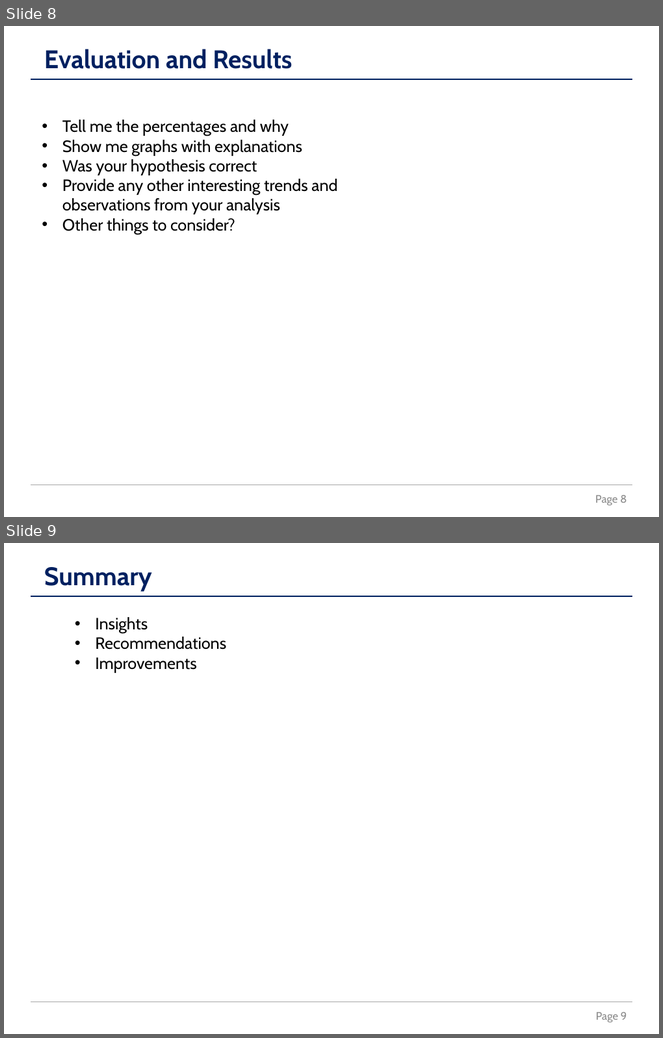
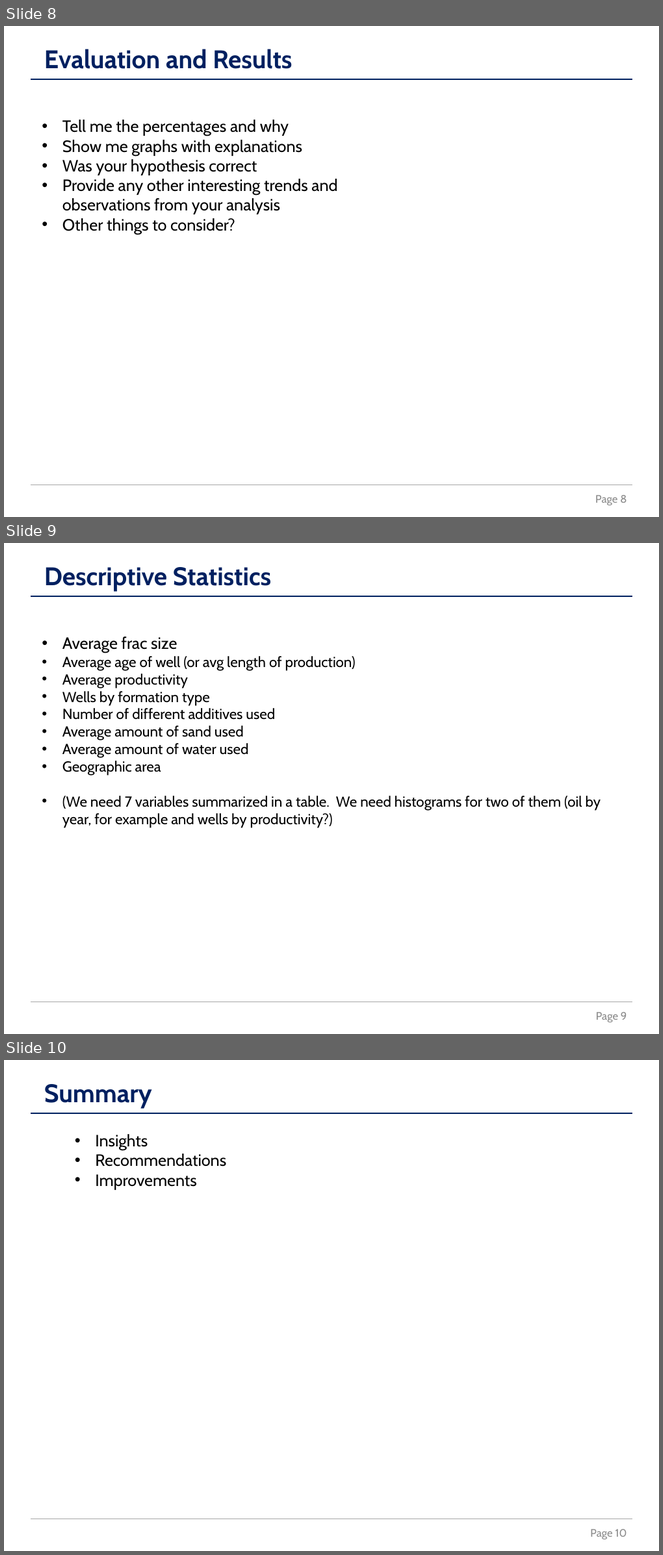
Before and after one commit to PeterFlaming/DDS_Case_Study_2, a slide deck: src/qn_code_and_plots/case_study_2_presentation_template.pptx. Shown one above the other, each under a label of ours: slides 8 and 9 before the commit, slides 8, 9 and 10 after it. The pictures are 663x1038 and 663x1555 pixels, drawn with LibreOffice and Linux fonts; fonts in the diff are those of the drawing. Boxes give left, top, right and bottom in pixels: in the first picture for what was removed or moved away, otherwise in the second. Text is boxed around its words. In the diff, an @@ line names an element or a change of style, - is before the commit and + after.

Commit message:
presentation
making space in the presentation to drop in summary tables and graphics.

```diff
--- a/src/qn_code_and_plots/case_study_2_presentation_template.pptx
+++ b/src/qn_code_and_plots/case_study_2_presentation_template.pptx
@@ slide 9 added at [4,543,659,1034], background #FFFFFF @@
@@ text added at [44,567,271,592], 28 pt, text #002060, bold @@
+Descriptive Statistics
@@ line added from (30, 596) to (633, 596), #002060 1 pt @@
@@ text added at [62,637,601,828], 16 pt, text #000000 @@
+• Average frac size
+• Average age of well (or avg length of production)
+• Average productivity
+• Wells by formation type
+• Number of different additives used
+• Average amount of sand used
+• Average amount of water used
+• Geographic area
+• (We need 7 variables summarized in a table. We need histograms for two of them (oil by year, for example and wells by productivity?)
@@ line added from (30, 1003) to (633, 1003), #A6A6A6 1 pt @@
@@ page number added at [596,1012,627,1023], 12 pt, text #8C8C8C @@
+Page 9
@@ what was slide 9 is now slide 10 @@
@@ page number at [590,1529,627,1540]: text changed @@
-Page 9
+Page 10
```
Also in this commit, not shown: 3 slides changed, 4 other files.
